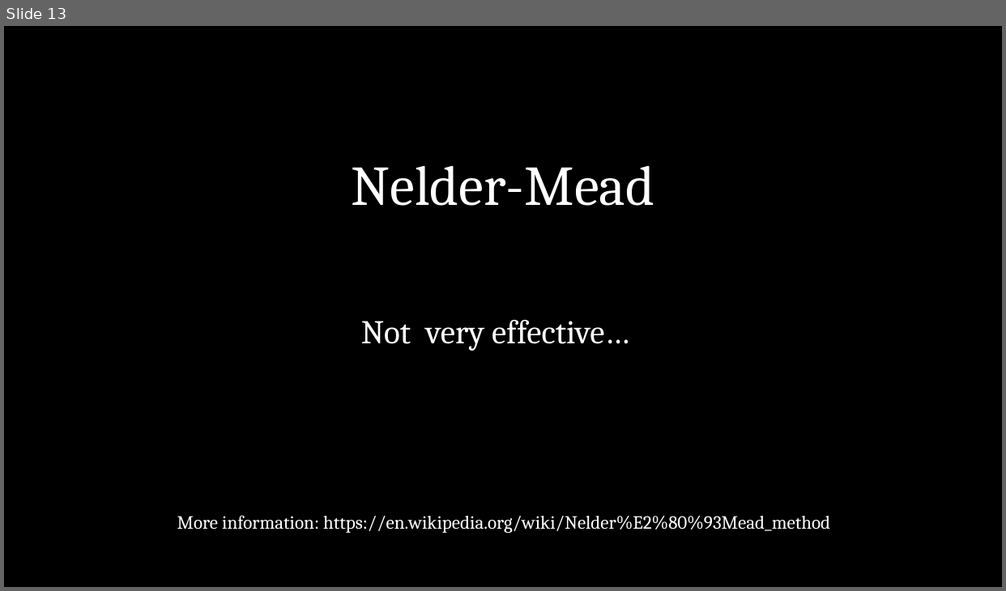
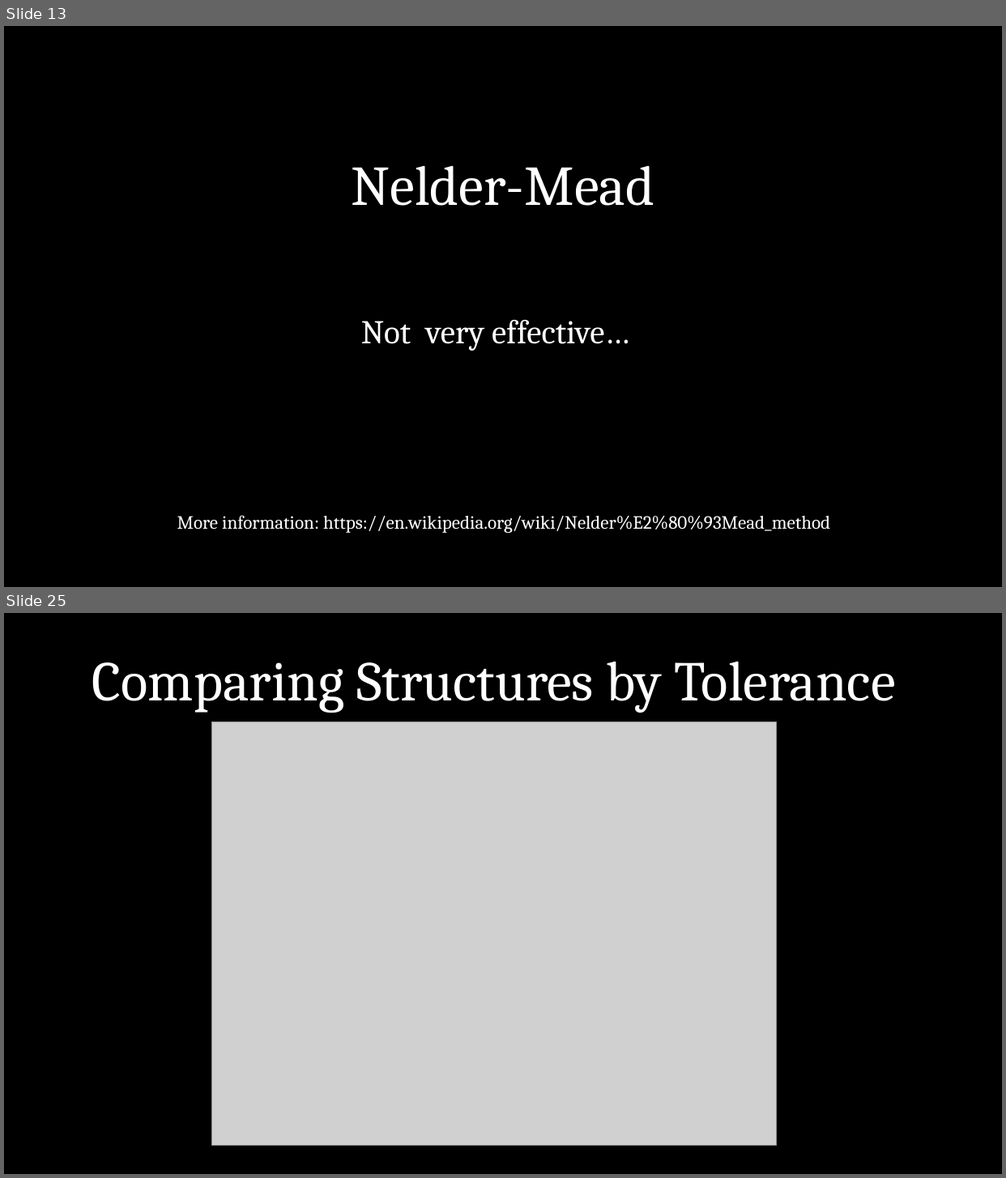
Before and after one commit to stephen-bapple/numerical-analysis, a slide deck: Lennard-Jones Structures.pptx. Shown one above the other, each under a label of ours: slide 13 before the commit, slides 13 and 25 after it; the slides between them are not shown. The pictures are 1006x591 and 1006x1178 pixels, drawn with LibreOffice and Linux fonts; fonts in the diff are those of the drawing; grey boxes stand for pictures. Boxes give left, top, right and bottom in pixels: in the first picture for what was removed or moved away, otherwise in the second. Text is boxed around its words. In the diff, an @@ line names an element or a change of style, - is before the commit and + after.

```diff
--- a/Lennard-Jones Structures.pptx
+++ b/Lennard-Jones Structures.pptx
@@ slide 25 added at bbox=[4, 613, 1002, 1174], background #000000 @@
@@ title added at bbox=[92, 662, 896, 712], 54 pt, text #FFFFFF @@
+Comparing Structures by Tolerance
@@ picture added at bbox=[211, 722, 777, 1145] @@
```
Also in this commit, not shown: 3 slides changed, 15 other slides added, 29 slides removed, 14 other files.
